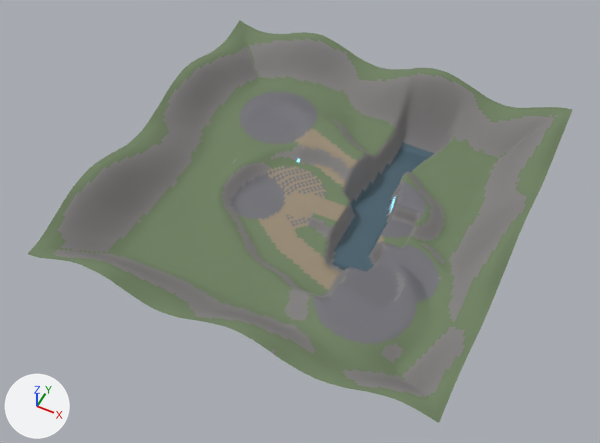
What one commit did to the Blender file blender/source/aether_crown_terrain_foundation.blend.
One viewpoint serves both versions: a 50 mm camera at (85.2, -183.8, 225.5) aimed at (-1.9, -9.4, 7.5). Arrows for +X, +Y and +Z are at lower left; the lights stay in place. The first picture is the older version.

Script lines for the objects in view, before the commit:
```python
ob_aethercrown_terrain_foundation = bpy.data.objects.new('AetherCrown_Terrain_Foundation', me_aethercrown_terrain_foundation_mesh)
ob_aethercrown_terrain_foundation.location = (0.0, 0.0, 0.0)
```
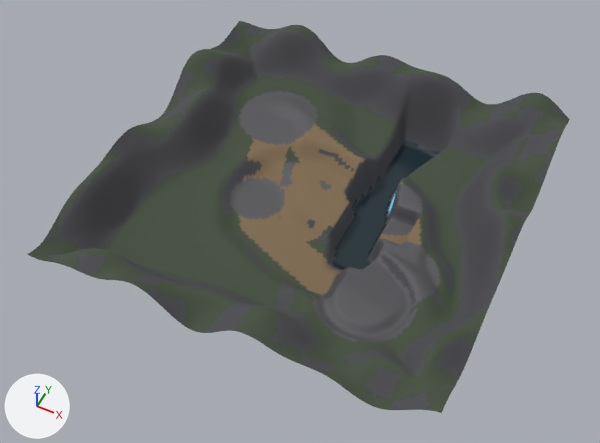
What changed in the scene script:
```text
Change mat_terrain_grass_dark:
    mat_terrain_grass_dark.base_color: (0.16, 0.22, 0.12) -> (0.06, 0.08, 0.05)  # greyish green #6f8161 -> greyish green #45503f
Change mat_terrain_dirt_worn:
    mat_terrain_dirt_worn.base_color: (0.32, 0.26, 0.18) -> (0.22, 0.15, 0.08)  # brown #998b76 -> brown #816c50
Change mat_terrain_stone_cliff:
    mat_terrain_stone_cliff.base_color: (0.24, 0.23, 0.23) -> (0.08, 0.08, 0.09)  # grey #868484 -> dark grey #505055
Change mat_terrain_water_ravine:
    mat_terrain_water_ravine.base_color: (0.08, 0.14, 0.18) -> (0.02, 0.04, 0.05)  # dark blue #506976 -> dark cyan #27383f
Change me_aethercrown_terrain_foundation_mesh:
    remove me_aethercrown_terrain_foundation_mesh.from_pydata(...)  # 19881 vertices, 19600 faces; spans x -70.0..70.0, y -70.0..70.0, z 0.0..25.7
    add me_aethercrown_terrain_foundation_mesh.from_pydata(...)  # 19881 vertices, 19600 faces; spans x -70.0..70.0, y -70.0..70.0, z 0.0..28.6
    me_aethercrown_terrain_foundation_mesh part 1: 14422 of 19881 vertices moved; they spanned x -70.0..70.0, y -70.0..70.0, z 0.0..25.7 and now span x -70.0..70.0, y -70.0..70.0, z 0.0..28.6; mean shift (0.0, 0.0, 0.9); largest move (-54.0, 13.0, 10.5) -> (-54.0, 13.0, 26.3)
    me_aethercrown_terrain_foundation_mesh part 2: 624 of the faces centred in x -34.5..40.5, y -32.5..32.5, z 3.6..13.6 switch from mat_terrain_grass_dark (greyish green #6f8161) to mat_terrain_dirt_worn (brown #816c50)
    me_aethercrown_terrain_foundation_mesh part 3: 2481 of the faces centred in x -69.5..69.5, y -69.5..69.5, z 4.5..25.7 switch from mat_terrain_grass_dark (greyish green #6f8161) to mat_terrain_stone_cliff (dark grey #505055)
    me_aethercrown_terrain_foundation_mesh part 4: 20 of the faces centred in x -19.5..0.5, y 8.5..15.5, z 8.0..8.5 switch from mat_terrain_grass_dark (greyish green #6f8161) to mat_terrain_industrial_ground (dark grey #5d5d61)
    me_aethercrown_terrain_foundation_mesh part 5: 11 of the faces centred in x 29.5..51.5, y -28.5..-6.5, z 11.5..14.6 switch from mat_terrain_grass_dark (greyish green #6f8161) to mat_terrain_industrial_ground (dark grey #5d5d61)
    me_aethercrown_terrain_foundation_mesh part 6: 15 of the faces centred in x -9.5..3.5, y 19.5..22.5, z 12.6..13.2 switch from mat_terrain_dirt_worn (brown #998b76) to mat_terrain_stone_cliff (dark grey #505055)
    me_aethercrown_terrain_foundation_mesh part 7: 19 of the faces centred in x -18.5..-3.5, y -8.5..12.5, z 4.5..8.0 switch from mat_terrain_dirt_worn (brown #998b76) to mat_terrain_industrial_ground (dark grey #5d5d61)
    me_aethercrown_terrain_foundation_mesh part 8: 1916 of the faces centred in x -67.5..67.5, y -69.5..69.5, z 3.0..25.2 switch from mat_terrain_stone_cliff (grey #868484) to mat_terrain_grass_dark (greyish green #45503f)
    me_aethercrown_terrain_foundation_mesh part 9: 174 of the faces centred in x -30.5..38.5, y -20.5..23.5, z 2.8..12.9 switch from mat_terrain_stone_cliff (grey #868484) to mat_terrain_dirt_worn (brown #816c50)
    me_aethercrown_terrain_foundation_mesh part 10: 43 of the faces centred in x 18.5..51.5, y -39.5..-9.5, z 4.9..14.9 switch from mat_terrain_stone_cliff (grey #868484) to mat_terrain_industrial_ground (dark grey #5d5d61)
    me_aethercrown_terrain_foundation_mesh part 11: 28 of the faces centred in x -31.5..-26.5, y -10.5..4.5, z 5.7..7.8 switch from mat_terrain_stone_cliff (grey #868484) to mat_terrain_industrial_ground (dark grey #5d5d61)
    me_aethercrown_terrain_foundation_mesh part 12: 45 of the faces centred in x 13.5..27.5, y 26.5..52.5, z 0.4..3.1 switch from mat_terrain_stone_cliff (grey #868484) to mat_terrain_water_ravine (dark cyan #27383f)
    me_aethercrown_terrain_foundation_mesh part 13: 10 of the faces centred in x 25.5..36.5, y 5.5..18.5, z 13.4..13.5 switch from mat_terrain_industrial_ground (grey #76767c) to mat_terrain_grass_dark (greyish green #45503f)
    me_aethercrown_terrain_foundation_mesh part 14: 75 of the faces centred in x -23.5..0.5, y -9.5..13.5, z 4.5..8.0 switch from mat_terrain_industrial_ground (grey #76767c) to mat_terrain_dirt_worn (brown #816c50)
    me_aethercrown_terrain_foundation_mesh part 15: 11 of the faces centred in x 26.5..34.5, y -2.5..2.5, z 8.0 switch from mat_terrain_industrial_ground (grey #76767c) to mat_terrain_dirt_worn (brown #816c50)
    me_aethercrown_terrain_foundation_mesh part 16: 39 of the faces centred in x 19.5..48.5, y -48.5..-15.5, z 1.2..15.5 switch from mat_terrain_industrial_ground (grey #76767c) to mat_terrain_stone_cliff (dark grey #505055)
    me_aethercrown_terrain_foundation_mesh part 17: 11 of the faces centred in x 28.5..36.5, y 10.5..18.5, z 13.1..13.5 switch from mat_terrain_industrial_ground (grey #76767c) to mat_terrain_stone_cliff (dark grey #505055)
    me_aethercrown_terrain_foundation_mesh part 18: 50 of the faces centred in x 8.5..27.5, y -16.5..37.5, z 0.0..0.7 switch from mat_terrain_water_ravine (dark blue #506976) to mat_terrain_stone_cliff (dark grey #505055)
```

Changed parts and their boxes [x1, y1, x2, y2] in the pictures (600 x 443 px; the box of a moved part takes in the faces that stretch with it):
'AetherCrown_Terrain_Foundation', recoloured, reshaped (darker): before [27, 20, 573, 423]; after [28, 21, 570, 413]
part 1 of me_aethercrown_terrain_foundation_mesh, moved or reshaped: before [27, 20, 573, 423]; after [28, 21, 570, 413]
part 2 of me_aethercrown_terrain_foundation_mesh, recoloured: [239, 124, 420, 295] in both
part 3 of me_aethercrown_terrain_foundation_mesh, recoloured: [53, 27, 561, 410] in both
part 4 of me_aethercrown_terrain_foundation_mesh, recoloured: [283, 162, 332, 190] in both
part 5 of me_aethercrown_terrain_foundation_mesh, recoloured: [419, 250, 440, 302] in both
part 6 of me_aethercrown_terrain_foundation_mesh, recoloured: before [319, 146, 350, 165]; after [319, 149, 350, 169]
part 7 of me_aethercrown_terrain_foundation_mesh, recoloured: [278, 167, 322, 219] in both
part 8 of me_aethercrown_terrain_foundation_mesh, recoloured: [64, 50, 553, 394] in both
part 9 of me_aethercrown_terrain_foundation_mesh, recoloured: [240, 147, 420, 273] in both
part 10 of me_aethercrown_terrain_foundation_mesh, recoloured: [322, 243, 404, 301] in both
part 11 of me_aethercrown_terrain_foundation_mesh, recoloured: [229, 177, 254, 203] in both
part 12 of me_aethercrown_terrain_foundation_mesh, recoloured: [395, 140, 437, 191] in both
part 13 of me_aethercrown_terrain_foundation_mesh, recoloured: [403, 182, 425, 220] in both
part 14 of me_aethercrown_terrain_foundation_mesh, recoloured: [271, 168, 326, 226] in both
part 15 of me_aethercrown_terrain_foundation_mesh, recoloured: [381, 232, 411, 239] in both
part 16 of me_aethercrown_terrain_foundation_mesh, recoloured: [324, 257, 416, 323] in both
part 17 of me_aethercrown_terrain_foundation_mesh, recoloured: before [410, 185, 427, 210]; after [410, 187, 427, 212]
part 18 of me_aethercrown_terrain_foundation_mesh, recoloured: [333, 163, 391, 263] in both
